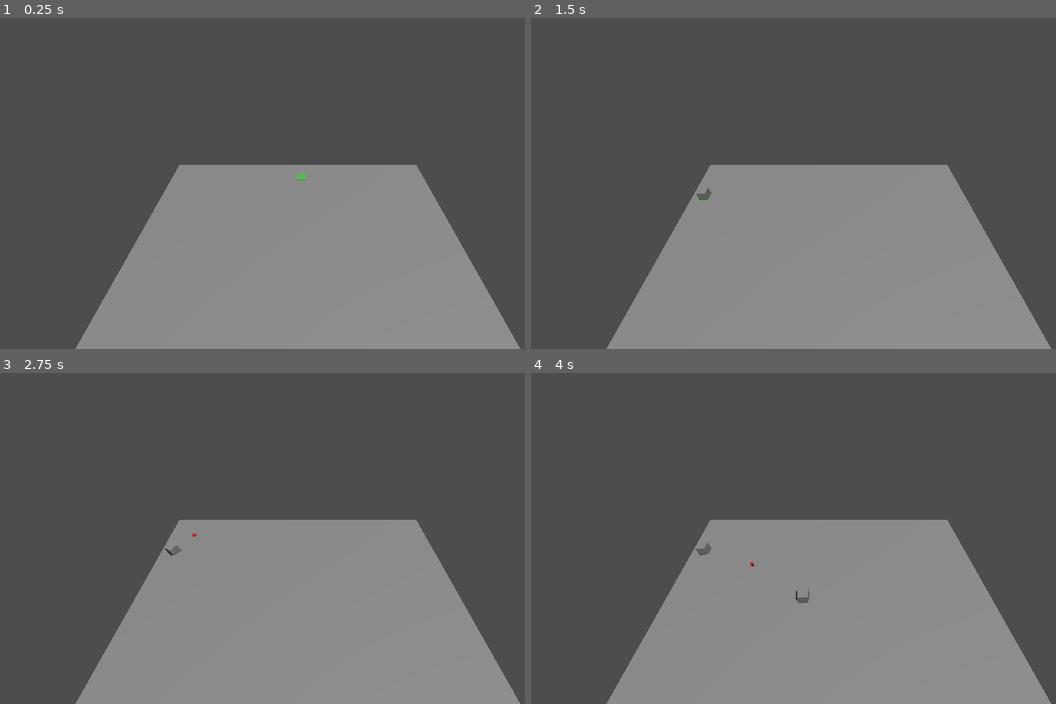
Above: before the commit, frames 1-4 (two rows, left to right).
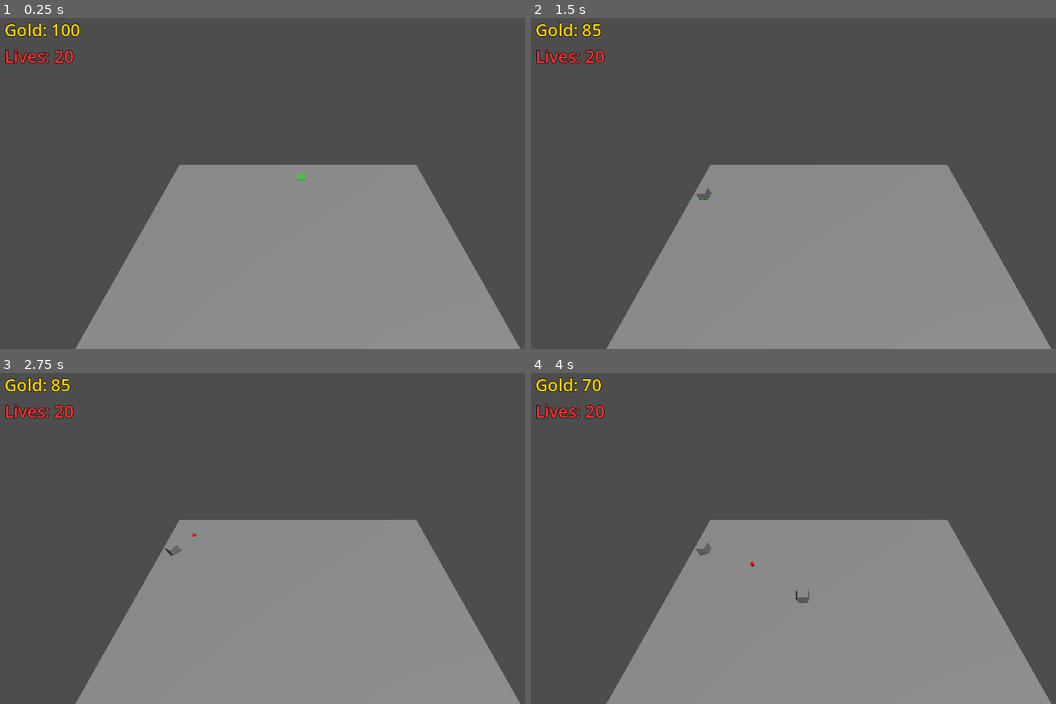
Above: after the commit, the same moments.

Repository: RodinSevar/towerdefence
Game: Godot game, scene res://scenes/Main.tscn
The game is run twice, just before and just after one commit, with the same random seed, the same clock (stepped at 60 frames per second) and the same inputs.
Inputs (mouse positions are in pixels of both pictures, inside the frame that each line leads up to):
- Up to frame 1 (0.25 s): no input
- Up to frame 2 (1.5 s): tap Enter (ui_accept) at 0.5, 0.6, 0.77, 1.07, 1.25, 1.35 s; move the mouse to (961, 160) at 0.52 s; click (961, 160) at 0.67 s; move the mouse to (709, 196) at 1.27 s; click (709, 196) at 1.42 s
- Up to frame 3 (2.75 s): tap Enter (ui_accept) at 1.52, 1.82, 2, 2.1 s; move the mouse to (357, 459) at 2.02 s; click (357, 459) at 2.17 s
- Up to frame 4 (4 s): move the mouse to (798, 601) at 2.77 s; tap Enter (ui_accept) at 2.85, 3.02, 3.32, 3.6, 3.77 s; click (798, 601) at 2.92 s; move the mouse to (1008, 584) at 3.52 s; click (1008, 584) at 3.67 s

The runs differ from the first frame. In frame 1, 0.6% of the frame differs, in the area x 0-16%, y 1-14%; in frame 2, 0.6%; in frame 3, 0.6%; in frame 4, 0.6%.

Commit message:
added lives and projectiles

Diff:
--- a/scripts/Enemy.gd
+++ b/scripts/Enemy.gd
@@ -71,4 +71,8 @@
 			target_position = current_path[0]
 		else:
 			# Reached the end!
+			var game_map = get_parent()
+			if game_map.has_method("lose_life"):
+				game_map.lose_life()
+
 			queue_free() # Destroy enemy
--- a/scripts/GameMap.gd
+++ b/scripts/GameMap.gd
@@ -10,7 +10,12 @@
 
 # Game Economy
 var gold = 100
+var lives = 20
 const TOWER_COST = 15
+
+# UI References
+var hud_script = load("res://scripts/HUD.gd")
+var hud = null
 
 # Visual settings
 @export var ground_mesh: MeshInstance3D
@@ -21,6 +26,7 @@
 var occupied_cells = {} # Dictionary to track built towers { Vector2i: Node3D }
 
 func _ready():
+	setup_ui()
 	setup_visuals()
 	setup_grid()
 	# Test pathfinding debug
@@ -34,6 +40,14 @@
 	timer.autostart = true
 	timer.timeout.connect(spawn_enemy)
 	add_child(timer)
+
+func setup_ui():
+	hud = hud_script.new()
+	add_child(hud)
+
+	# Initialize HUD values
+	hud.update_gold(gold)
+	hud.update_lives(lives)
 
 func spawn_enemy():
 	var enemy_script = load("res://scripts/Enemy.gd")
@@ -143,13 +157,29 @@
 
 	# Pay for the tower
 	gold -= TOWER_COST
+	if hud: hud.update_gold(gold)
 	print("Tower built! Gold remaining: ", gold)
 
 	return true
 
 func add_gold(amount: int):
 	gold += amount
+	if hud: hud.update_gold(gold)
 	print("Gold added: ", amount, ". Total: ", gold)
+
+func lose_life():
+	lives -= 1
+	if hud: hud.update_lives(lives)
+	print("Life lost! Remaining: ", lives)
+
+	if lives <= 0:
+		game_over()
+
+func game_over():
+	print("GAME OVER")
+	# For now, just pause or restart
+	get_tree().paused = true
+	if hud: hud.update_lives(0)
 
 func update_enemy_paths():
 	for enemy in enemies:
--- /dev/null
+++ b/scripts/HUD.gd
@@ -0,0 +1,62 @@
+extends CanvasLayer
+
+var gold_label: Label
+var lives_label: Label
+var wave_label: Label
+
+func _ready():
+	setup_ui()
+
+func setup_ui():
+	# Create a Control node for positioning
+	var control = Control.new()
+	control.set_anchors_preset(Control.PRESET_FULL_RECT)
+	# Allow mouse to pass through to the game (Important!)
+	control.mouse_filter = Control.MOUSE_FILTER_IGNORE
+	add_child(control)
+
+	# --- GOLD LABEL ---
+	gold_label = Label.new()
+	gold_label.position = Vector2(20, 20) # Top Left
+
+	var gold_settings = LabelSettings.new()
+	gold_settings.font_size = 32
+	gold_settings.font_color = Color(1, 0.84, 0) # Gold Color
+	gold_settings.outline_size = 4
+	gold_settings.outline_color = Color(0, 0, 0)
+	gold_label.label_settings = gold_settings
+	control.add_child(gold_label)
+
+	# --- LIVES LABEL ---
+	lives_label = Label.new()
+	lives_label.position = Vector2(20, 70) # Below Gold
+
+	var lives_settings = LabelSettings.new()
+	lives_settings.font_size = 32
+	lives_settings.font_color = Color(1, 0.2, 0.2) # Red Color
+	lives_settings.outline_size = 4
+	lives_settings.outline_color = Color(0, 0, 0)
+	lives_label.label_settings = lives_settings
+	control.add_child(lives_label)
+
+	# --- WAVE LABEL (Preparing for next step) ---
+	wave_label = Label.new()
+	wave_label.position = Vector2(20, 120)
+
+	var wave_settings = LabelSettings.new()
+	wave_settings.font_size = 24
+	wave_settings.font_color = Color(1, 1, 1)
+	wave_label.label_settings = wave_settings
+	control.add_child(wave_label)
+
+func update_gold(amount: int):
+	gold_label.text = "Gold: " + str(amount)
+
+func update_lives(amount: int):
+	if amount <= 0:
+		lives_label.text = "GAME OVER"
+	else:
+		lives_label.text = "Lives: " + str(amount)
+
+func update_wave(wave_num: int):
+	wave_label.text = "Wave: " + str(wave_num)
--- /dev/null
+++ b/scripts/Projectile.gd
@@ -0,0 +1,45 @@
+extends Node3D
+
+var speed = 20.0
+var damage = 0.0
+var target: Node3D = null
+
+func setup(start_pos: Vector3, target_enemy: Node3D, dmg: float):
+	position = start_pos
+	target = target_enemy
+	damage = dmg
+
+	# Visuals (Simple Yellow Sphere)
+	var mesh_inst = MeshInstance3D.new()
+	var sphere = SphereMesh.new()
+	sphere.radius = 0.2
+	sphere.height = 0.4
+	mesh_inst.mesh = sphere
+
+	var material = StandardMaterial3D.new()
+	material.albedo_color = Color(1, 1, 0) # Yellow
+	material.emission_enabled = true
+	material.emission = Color(1, 1, 0)
+	mesh_inst.material_override = material
+
+	add_child(mesh_inst)
+
+func _process(delta):
+	if not is_instance_valid(target):
+		queue_free() # Target died/vanished before we hit
+		return
+
+	var direction = (target.position - position).normalized()
+	var distance = position.distance_to(target.position)
+
+	# Move
+	position += direction * speed * delta
+
+	# Hit check
+	if distance < 0.5:
+		hit_target()
+
+func hit_target():
+	if target.has_method("take_damage"):
+		target.take_damage(damage)
+	queue_free()
--- a/scripts/Tower.gd
+++ b/scripts/Tower.gd
@@ -51,7 +51,15 @@
 	target_enemy = best_target
 
 func shoot():
-	if target_enemy.has_method("take_damage"):
-		target_enemy.take_damage(damage)
-		# Add a simple visual beam or effect here later
-		print("Pew! Hit enemy for ", damage)
+	if not is_instance_valid(target_enemy):
+		return
+
+	# Spawn Projectile
+	var proj_script = load("res://scripts/Projectile.gd")
+	var proj = proj_script.new()
+
+	# Add to GameMap (parent of tower) so it flies independently
+	get_parent().add_child(proj)
+
+	# Initialize
+	proj.setup(position, target_enemy, damage)
Not shown, added: scripts/HUD.gd.uid
Not shown, added: scripts/Projectile.gd.uid
